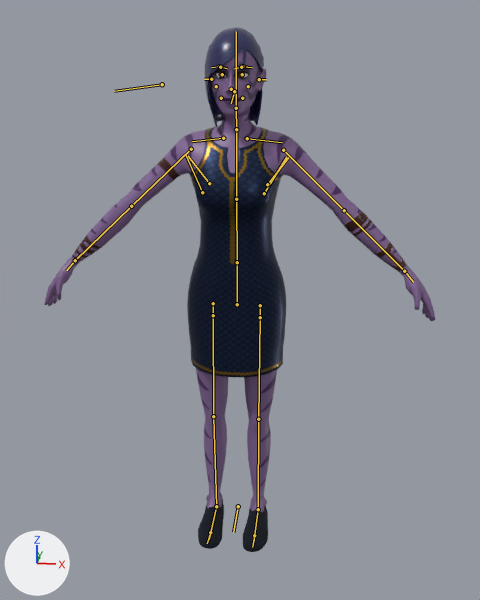
The Blender file blend/Nac67_Neyla5.blend, before and after one commit.
Camera for both pictures: a 50 mm camera at (0.277, -2.425, 1.828) aimed at (0.016, -0.073, 0.985). The lights are fixed; the arrows at lower left show +X, +Y and +Z. The bones that bend it are drawn over the model as lines.

Objects in the first picture: 'Base mesh for weight painting.002', 'Body', 'Eevee_eye', 'Eyebrows_senorita', 'Hair'.
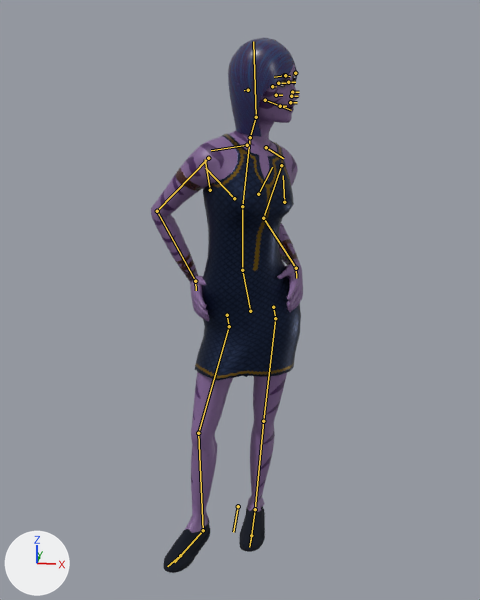
Commit message: neyla idle

The newer file adds an action. The first version stands in its rest pose; the second is drawn at frame 30 of the action 'Neyla_impatient_idle'.

The change, as JSON lines over the scene's bpy script:
```json
{"block": "bone_spine", "where": "bone_spine = bpy.data.objects['Neyla'].pose.bones['Spine']  # child of 'Root'"}
{"op": "set", "path": "bone_spine.location", "old": "(0.0, 0.0, 0.0)", "new": "(0.0, -0.024, 0.052)"}
{"op": "set", "path": "bone_spine.rotation_quaternion", "old": "(1.0, 0.0, 0.0, 0.0)", "new": "(0.994, -0.091, 0.059, 0.005)", "note": "degrees (0, 0, 0) -> degrees (-11, 7, 0)"}
{"block": "bone_spine_001", "where": "bone_spine_001 = bpy.data.objects['Neyla'].pose.bones['Spine.001']  # child of 'Spine'"}
{"op": "set", "path": "bone_spine_001.rotation_quaternion", "old": "(1.0, 0.0, 0.0, 0.0)", "new": "(0.985, 0.091, 0.145, 0.015)", "note": "degrees (0, 0, 0) -> degrees (11, 16, 3)"}
{"block": "bone_spine_002", "where": "bone_spine_002 = bpy.data.objects['Neyla'].pose.bones['Spine.002']  # child of 'Spine.001'"}
{"op": "set", "path": "bone_spine_002.rotation_quaternion", "old": "(1.0, 0.0, 0.0, 0.0)", "new": "(0.987, 0.082, 0.137, -0.01)", "note": "degrees (0, 0, 0) -> degrees (9, 16, 0)"}
{"block": "bone_head", "where": "bone_head = bpy.data.objects['Neyla'].pose.bones['Head']  # child of 'Neck'"}
{"op": "set", "path": "bone_head.location", "old": "(0.0, 0.0, 0.0)", "new": "(0.0, -0.002, -0.037)"}
{"op": "set", "path": "bone_head.rotation_quaternion", "old": "(1.0, 0.0, 0.0, 0.0)", "new": "(0.973, -0.099, 0.206, -0.033)", "note": "degrees (0, 0, 0) -> degrees (-13, 23, -7)"}
{"block": "bone_ctr_elbowtarget_l", "where": "bone_ctr_elbowtarget_l = bpy.data.objects['Neyla'].pose.bones['CTR_ElbowTarget.L']  # child of 'Spine.002'"}
{"op": "set", "path": "bone_ctr_elbowtarget_l.location", "old": "(0.0, 0.0, 0.0)", "new": "(0.036, 0.0, -0.127)"}
{"block": "bone_def_ctr_shoulder_l", "where": "bone_def_ctr_shoulder_l = bpy.data.objects['Neyla'].pose.bones['DEF_CTR_Shoulder.L']  # child of 'Spine.002'"}
{"op": "set", "path": "bone_def_ctr_shoulder_l.rotation_quaternion", "old": "(1.0, 0.0, 0.0, 0.0)", "new": "(0.998, -0.024, 0.021, -0.054)", "note": "degrees (0, 0, 0) -> degrees (-3, 2, -6)"}
{"block": "bone_def_ctr_shoulder_r", "where": "bone_def_ctr_shoulder_r = bpy.data.objects['Neyla'].pose.bones['DEF_CTR_Shoulder.R']  # child of 'Spine.002'"}
{"op": "set", "path": "bone_def_ctr_shoulder_r.rotation_quaternion", "old": "(1.0, 0.0, 0.0, 0.0)", "new": "(0.998, -0.025, -0.022, 0.057)", "note": "degrees (0, 0, 0) -> degrees (-3, -2, 7)"}
{"block": "bone_ctr_elbowtarget_r", "where": "bone_ctr_elbowtarget_r = bpy.data.objects['Neyla'].pose.bones['CTR_ElbowTarget.R']  # child of 'Spine.002'"}
{"op": "set", "path": "bone_ctr_elbowtarget_r.location", "old": "(0.0, 0.0, 0.0)", "new": "(0.009, 0.0, -0.064)"}
{"block": "bone_ctr_handtarget_l", "where": "bone_ctr_handtarget_l = bpy.data.objects['Neyla'].pose.bones['CTR_HandTarget.L']  # child of 'Spine'"}
{"op": "set", "path": "bone_ctr_handtarget_l.location", "old": "(0.0, 0.0, 0.0)", "new": "(-0.081, -0.237, -0.342)"}
{"op": "set", "path": "bone_ctr_handtarget_l.rotation_quaternion", "old": "(1.0, 0.0, 0.0, 0.0)", "new": "(0.801, -0.271, -0.058, -0.53)", "note": "degrees (0, 0, 0) -> degrees (-24, -22, -62)"}
{"block": "bone_ctr_handtarget_r", "where": "bone_ctr_handtarget_r = bpy.data.objects['Neyla'].pose.bones['CTR_HandTarget.R']  # child of 'Spine'"}
{"op": "set", "path": "bone_ctr_handtarget_r.location", "old": "(0.0, 0.0, 0.0)", "new": "(0.093, -0.258, -0.34)"}
{"op": "set", "path": "bone_ctr_handtarget_r.rotation_quaternion", "old": "(1.0, 0.0, 0.0, 0.0)", "new": "(0.812, -0.206, 0.064, 0.542)", "note": "degrees (0, 0, 0) -> degrees (-16, 19, 65)"}
{"block": "bone_kneetarget_r", "where": "bone_kneetarget_r = bpy.data.objects['Neyla'].pose.bones['KneeTarget.R']  # child of 'Root'"}
{"op": "set", "path": "bone_kneetarget_r.location", "old": "(0.0, 0.0, 0.0)", "new": "(0.0, 0.016, -0.15)"}
{"block": "bone_footik_l", "where": "bone_footik_l = bpy.data.objects['Neyla'].pose.bones['FootIK.L']  # child of 'Root'"}
{"op": "set", "path": "bone_footik_l.location", "old": "(0.0, 0.0, 0.0)", "new": "(0.0, 0.0, -0.013)"}
{"block": "bone_footik_r", "where": "bone_footik_r = bpy.data.objects['Neyla'].pose.bones['FootIK.R']  # child of 'Root'"}
{"op": "set", "path": "bone_footik_r.location", "old": "(0.0, 0.0, 0.0)", "new": "(0.0, 0.16, 0.033)"}
{"op": "set", "path": "bone_footik_r.rotation_quaternion", "old": "(1.0, 0.0, 0.0, 0.0)", "new": "(0.982, 0.188, 0.0, 0.0)", "note": "degrees (0, 0, 0) -> degrees (22, 0, 0)"}
{"block": "bone_eye_target", "where": "bone_eye_target = bpy.data.objects['Neyla'].pose.bones['Eye Target']  # child of 'Root'"}
{"op": "set", "path": "bone_eye_target.location", "old": "(0.0, 0.0, 0.0)", "new": "(1.554, -0.898, 0.048)"}
```

Changed parts and their boxes (x1, y1, x2, y2) in the pictures (480 x 600 px):
```json
{"object": "Body", "change": "posed", "before": [44, 50, 435, 552], "after": [151, 64, 303, 573], "on screen": "61% narrower"}
{"object": "Base mesh for weight painting.002", "change": "posed", "before": [187, 127, 286, 377], "after": [195, 134, 301, 381], "on screen": "7% wider"}
{"object": "Hair", "change": "posed", "before": [205, 27, 264, 127], "after": [228, 38, 297, 137], "on screen": "17% wider"}
{"object": "Eevee_eye", "change": "posed", "before": [216, 72, 248, 78], "after": [279, 81, 294, 86]}
{"object": "Eyebrows_senorita", "change": "posed", "before": [220, 65, 251, 70], "on screen": "not visible afterwards"}
{"bone": "Spine", "before": "(237, 304) to (237, 262)", "after": "(250, 311) to (242, 270)"}
{"bone": "Spine.001", "before": "(237, 262) to (236, 199)", "after": "(242, 270) to (242, 206)"}
{"bone": "Spine.002", "before": "(236, 199) to (236, 129)", "after": "(242, 206) to (250, 137)"}
{"bone": "Head", "before": "(236, 108) to (236, 31)", "after": "(256, 117) to (253, 41)"}
{"bone": "DEF_CTR_Shoulder.L", "before": "(247, 138) to (282, 142)", "after": "(266, 147) to (283, 158)"}
{"bone": "DEF_CTR_Shoulder.R", "before": "(223, 138) to (192, 141)", "after": "(247, 145) to (211, 150)"}
{"bone": "FootIK.L", "before": "(258, 509) to (253, 542)", "after": "(255, 509) to (250, 542)"}
{"bone": "FootIK.R", "before": "(216, 506) to (209, 539)", "after": "(203, 530) to (174, 562)"}
```
